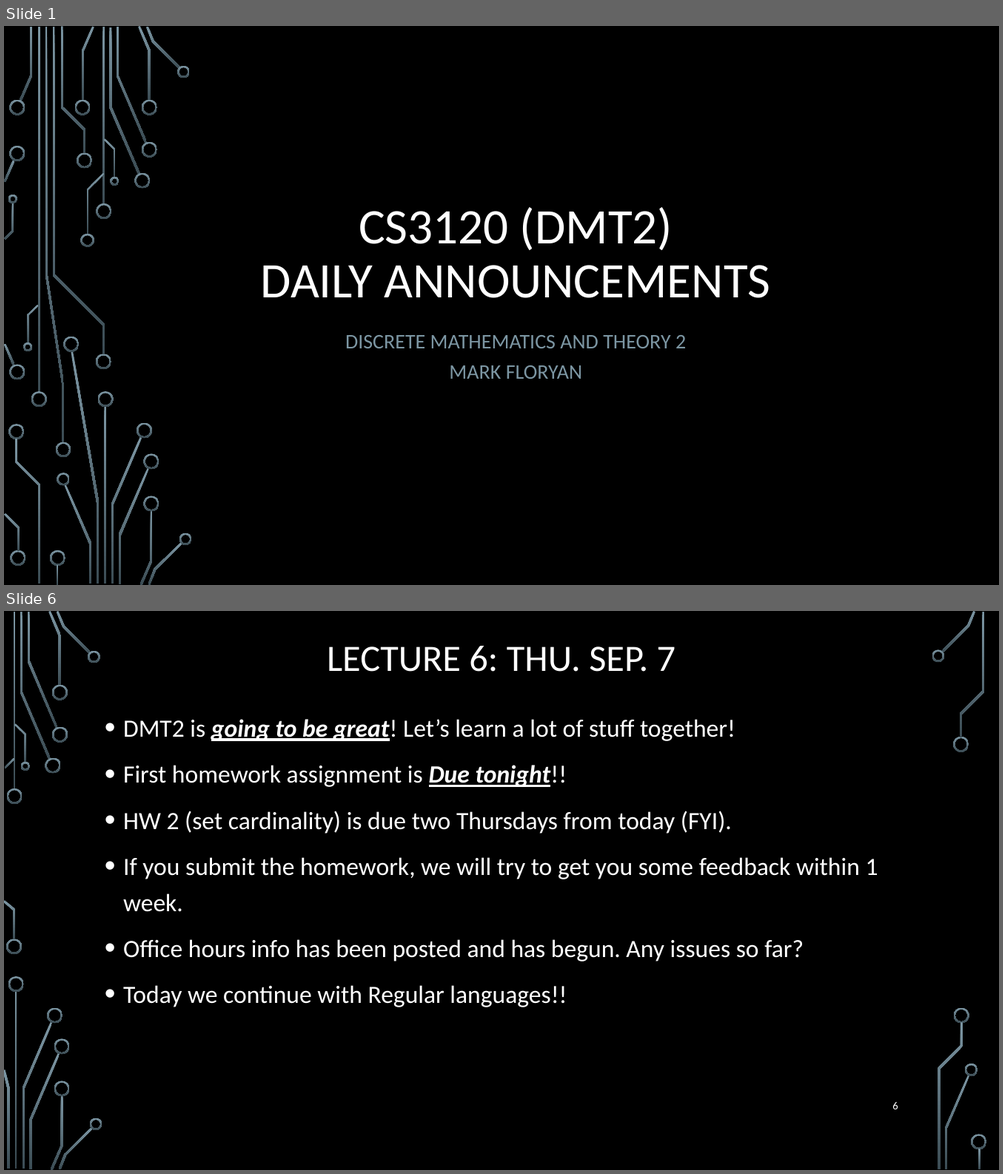
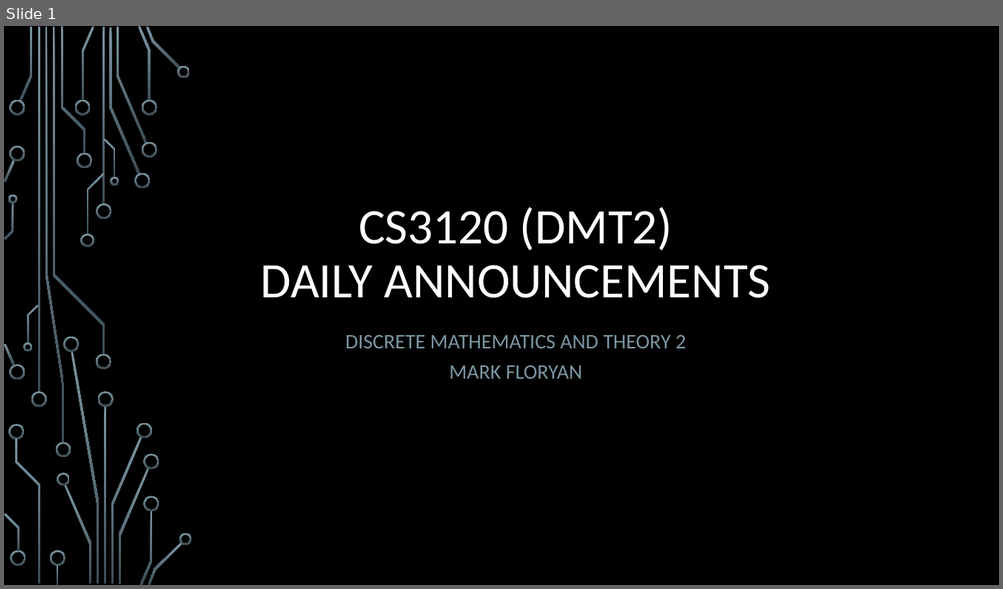
Before and after one commit to markfloryan/dmt2, a slide deck: slides/00-DailyAnnouncements.pptx. Shown one above the other, each under a label of ours: slides 1 and 6 before the commit, slide 1 after it; the slides between them are not shown. The pictures are 1003x1174 and 1003x589 pixels, drawn with LibreOffice and Linux fonts; fonts in the diff are those of the drawing; background and template pictures are left out. Boxes give left, top, right and bottom in pixels: in the first picture for what was removed or moved away, otherwise in the second. Text is boxed around its words. In the diff, an @@ line names an element or a change of style, - is before the commit and + after.

```diff
--- a/slides/00-DailyAnnouncements.pptx
+++ b/slides/00-DailyAnnouncements.pptx
@@ slide 6 removed at <box>4,611,999,1170</box>, background picture (left out) @@
@@ title removed at <box>327,646,676,672</box> @@
-LECTURE 6: THU. SEP. 7
@@ text removed at <box>123,719,878,1008</box> @@
-• DMT2 is going to be great! Let’s learn a lot of stuff together!
-• First homework assignment is Due tonight!!
-• HW 2 (set cardinality) is due two Thursdays from today (FYI).
-• If you submit the homework, we will try to get you some feedback within 1 week.
-• Office hours info has been posted and has begun. Any issues so far?
-• Today we continue with Regular languages!!
@@ page number removed at <box>892,1102,897,1110</box> @@
-6
@@ group removed at <box>4,611,987,1170</box>: 33 freeform shapes, 3 rectangles @@
```
Also in this commit, not shown: 1 slide changed, 20 other slides removed, 5 other files.
